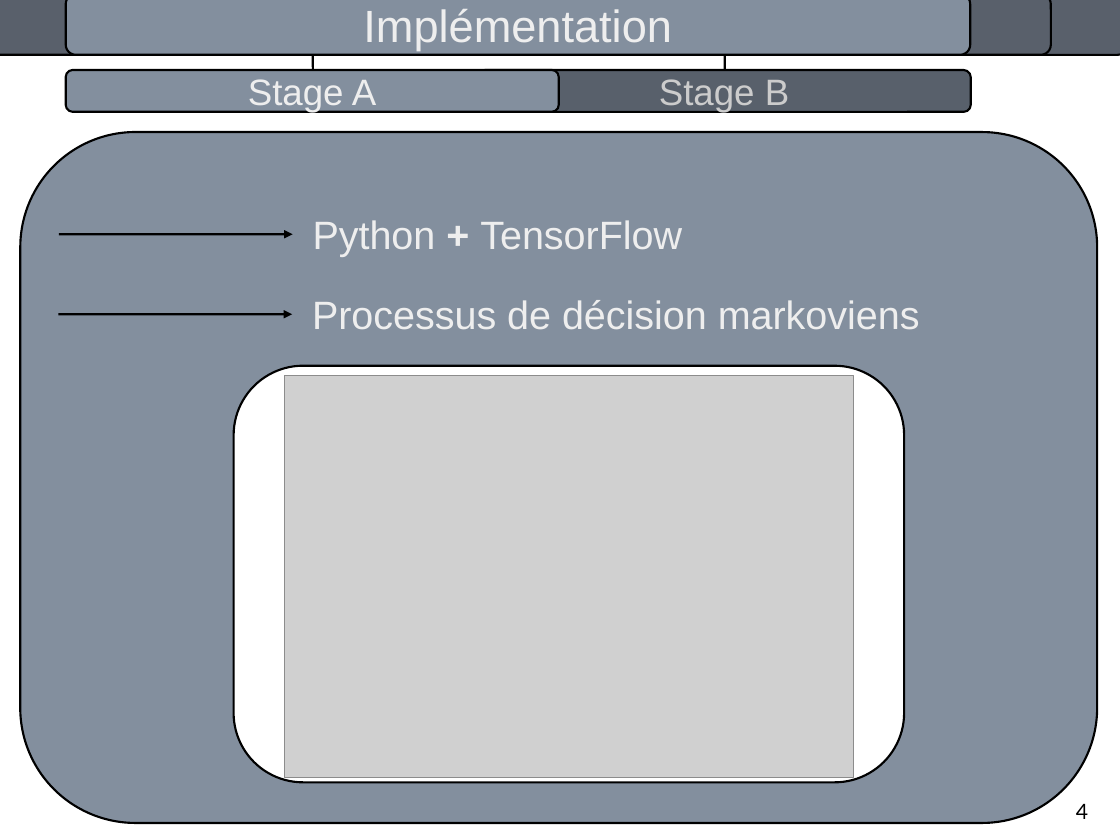
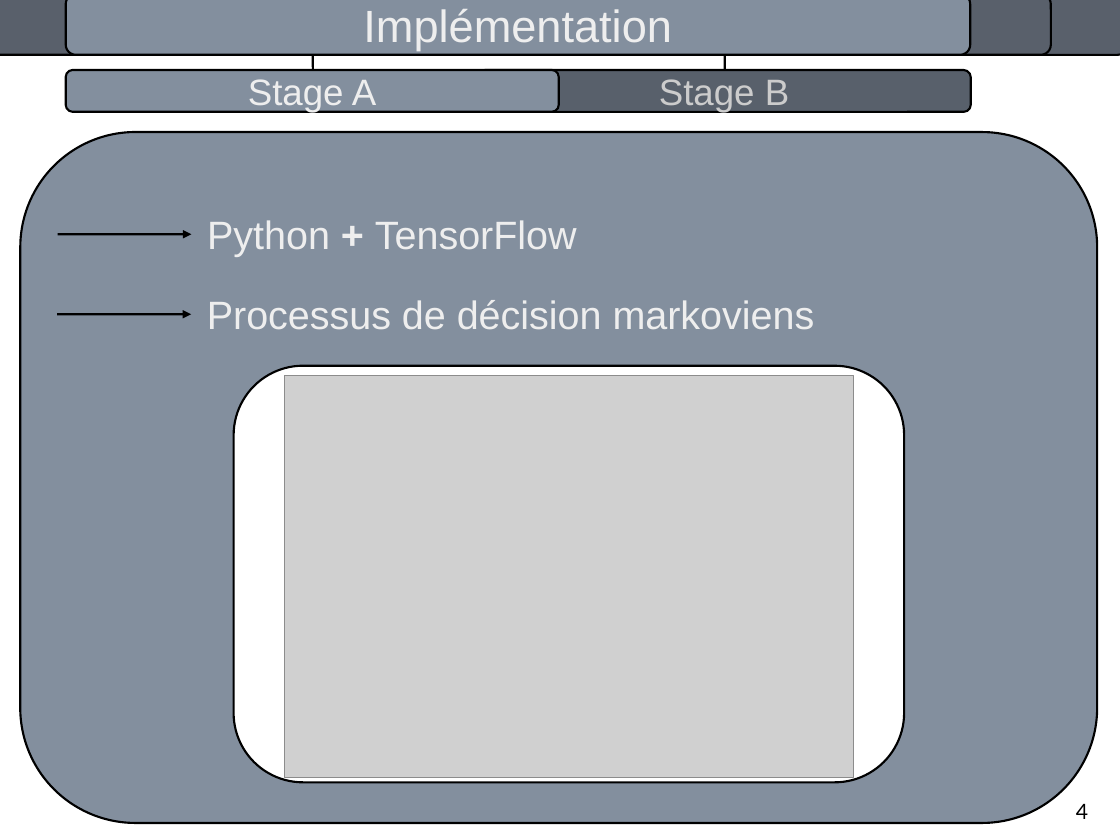
Before and after one commit to pierrealbiges/ActiveVision, a slide deck: slide 6 of LabBooks/Pres_orale.odp. Drawn at 1120x840 pixels with LibreOffice and Linux fonts; fonts in the diff are those of the drawing; grey boxes stand for pictures. Boxes give left, top, right and bottom in pixels: in the first picture for what was removed or moved away, otherwise in the second. Text is boxed around its words. In the diff, an @@ line names an element or a change of style, - is before the commit and + after.

```diff
--- a/LabBooks/Pres_orale.odp
+++ b/LabBooks/Pres_orale.odp
@@ text "Python + TensorFlow": place and size @@
-text "Python + TensorFlow" at box(313, 220, 682, 257)
+text "Python + TensorFlow" at box(207, 220, 577, 257)
@@ arrow moved from (59, 235) - (293, 235) to (58, 235) - (191, 235) @@
@@ text "Processus de décision markoviens": place and size @@
-text "Processus de décision markoviens" at box(312, 300, 920, 329)
+text "Processus de décision markoviens" at box(207, 300, 815, 329)
@@ arrow moved from (58, 314) - (292, 314) to (57, 314) - (191, 314) @@
```
Also in this commit, not shown: 9 other slides changed, 1 slide added, 1 other file.
